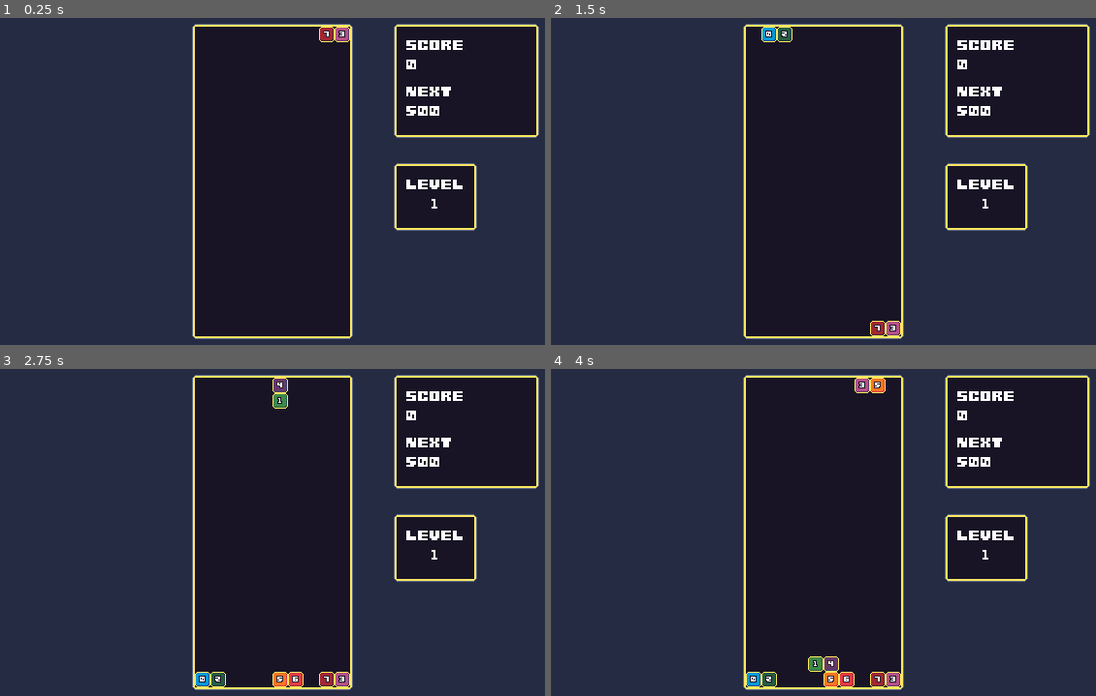
Above: before the commit, frames 1-4 (two rows, left to right).
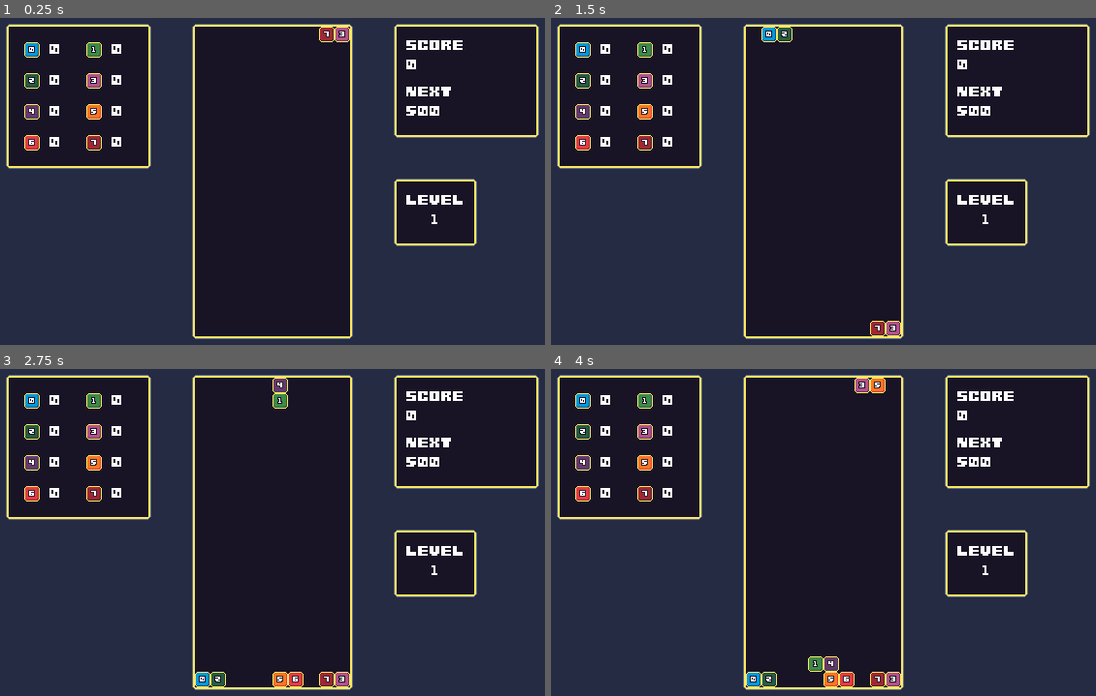
Above: after the commit, the same moments.

Repository: giraffekey/seven-seven-seven
Game: Godot game, scene res://main.tscn
Same seed, same stepped clock (60 frames per second), same inputs: the game is played once before the commit and once after it.
Inputs:
- Up to frame 1 (0.25 s): no input
- Up to frame 2 (1.5 s): tap Enter at 0.5 s; hold Right (right) 0.53-1.28 s; tap Z (fast_drop) at 0.6 s; hold Left (left) from 1.28 s (still down); tap Up (rotate) at 1.35 s
- Up to frame 3 (2.75 s): tap Space at 2 s; release Left (left) at 2.03 s; hold Right (right) from 2.03 s (still down); tap Z (fast_drop) at 2.1 s
- Up to frame 4 (4 s): release Right (right) at 2.78 s; hold Down (accelerate) 2.78-3.53 s; tap Up (rotate) at 2.85 s; hold Left (left) from 3.53 s (still down); tap Z (fast_drop) at 3.6 s

The runs differ from the first frame. In frame 1, 14% of the frame differs, in the area x 1-88%, y 1-70%; in frame 2, 14%; in frame 3, 14%; in frame 4, 14%.

Commit message:
Display block counts

Diff:
--- a/main.tscn
+++ b/main.tscn
@@ -57,7 +57,9 @@
 [node name="FastDropTimer" type="Timer" parent="."]
 wait_time = 0.25
 
-[node name="Score" type="Label" parent="."]
+[node name="Text" type="Node2D" parent="."]
+
+[node name="Score" type="Label" parent="Text"]
 offset_left = 456.0
 offset_top = 80.0
 offset_right = 584.0
@@ -66,7 +68,7 @@
 0"
 label_settings = SubResource("LabelSettings_lquwl")
 
-[node name="Next" type="Label" parent="."]
+[node name="Next" type="Label" parent="Text"]
 offset_left = 456.0
 offset_top = 128.0
 offset_right = 584.0
@@ -75,13 +77,77 @@
 500"
 label_settings = SubResource("LabelSettings_7mycd")
 
-[node name="Level" type="Label" parent="."]
+[node name="Level" type="Label" parent="Text"]
 offset_left = 456.0
-offset_top = 224.0
+offset_top = 240.0
 offset_right = 584.0
-offset_bottom = 272.0
+offset_bottom = 288.0
 text = "LEVEL
       1"
+label_settings = SubResource("LabelSettings_272bh")
+
+[node name="Blocks0" type="Label" parent="Text"]
+offset_left = 88.0
+offset_top = 84.0
+offset_right = 120.0
+offset_bottom = 116.0
+text = "0"
+label_settings = SubResource("LabelSettings_272bh")
+
+[node name="Blocks1" type="Label" parent="Text"]
+offset_left = 152.0
+offset_top = 84.0
+offset_right = 184.0
+offset_bottom = 116.0
+text = "0"
+label_settings = SubResource("LabelSettings_272bh")
+
+[node name="Blocks2" type="Label" parent="Text"]
+offset_left = 88.0
+offset_top = 116.0
+offset_right = 120.0
+offset_bottom = 148.0
+text = "0"
+label_settings = SubResource("LabelSettings_272bh")
+
+[node name="Blocks3" type="Label" parent="Text"]
+offset_left = 152.0
+offset_top = 116.0
+offset_right = 184.0
+offset_bottom = 148.0
+text = "0"
+label_settings = SubResource("LabelSettings_272bh")
+
+[node name="Blocks4" type="Label" parent="Text"]
+offset_left = 88.0
+offset_top = 148.0
+offset_right = 120.0
+offset_bottom = 180.0
+text = "0"
+label_settings = SubResource("LabelSettings_272bh")
+
+[node name="Blocks5" type="Label" parent="Text"]
+offset_left = 152.0
+offset_top = 148.0
+offset_right = 184.0
+offset_bottom = 180.0
+text = "0"
+label_settings = SubResource("LabelSettings_272bh")
+
+[node name="Blocks6" type="Label" parent="Text"]
+offset_left = 88.0
+offset_top = 180.0
+offset_right = 120.0
+offset_bottom = 212.0
+text = "0"
+label_settings = SubResource("LabelSettings_272bh")
+
+[node name="Blocks7" type="Label" parent="Text"]
+offset_left = 152.0
+offset_top = 180.0
+offset_right = 184.0
+offset_bottom = 212.0
+text = "0"
 label_settings = SubResource("LabelSettings_272bh")
 
 [connection signal="timeout" from="FallTimer" to="." method="_on_fall_timer_timeout"]
--- a/script.gd
+++ b/script.gd
@@ -7,6 +7,7 @@
 var score = 0
 var next = 500
 var level = 1
+var counts = [0, 0, 0, 0, 0, 0, 0, 0]
 
 func _ready():
 	randomize()
@@ -229,6 +230,7 @@
 
 				if row_seq_found:
 					for seq_cell in row_seq_found:
+						counts[block_value(seq_cell)] += 1
 						$BlockLayer.erase_cell(seq_cell)
 
 						for i in range(seq_cell.y):
@@ -247,6 +249,7 @@
 							score += 100 * i
 				elif col_seq_found:
 					for seq_cell in col_seq_found:
+						counts[block_value(seq_cell)] += 1
 						$BlockLayer.erase_cell(seq_cell)
 
 					for i in range(cell.y):
@@ -271,6 +274,8 @@
 				update_labels()
 
 func update_labels() -> void:
-	$Score.text = "SCORE\n" + str(score)
-	$Next.text = "NEXT\n" + str(next)
-	$Level.text = "LEVEL\n      " + str(level)
+	$Text/Score.text = "SCORE\n" + str(score)
+	$Text/Next.text = "NEXT\n" + str(next)
+	$Text/Level.text = "LEVEL\n      " + str(level)
+	for i in range(8):
+		get_node("Text/Blocks" + str(i)).text = str(counts[i])
Binary file changed: background.aseprite
Binary file changed: background.png
